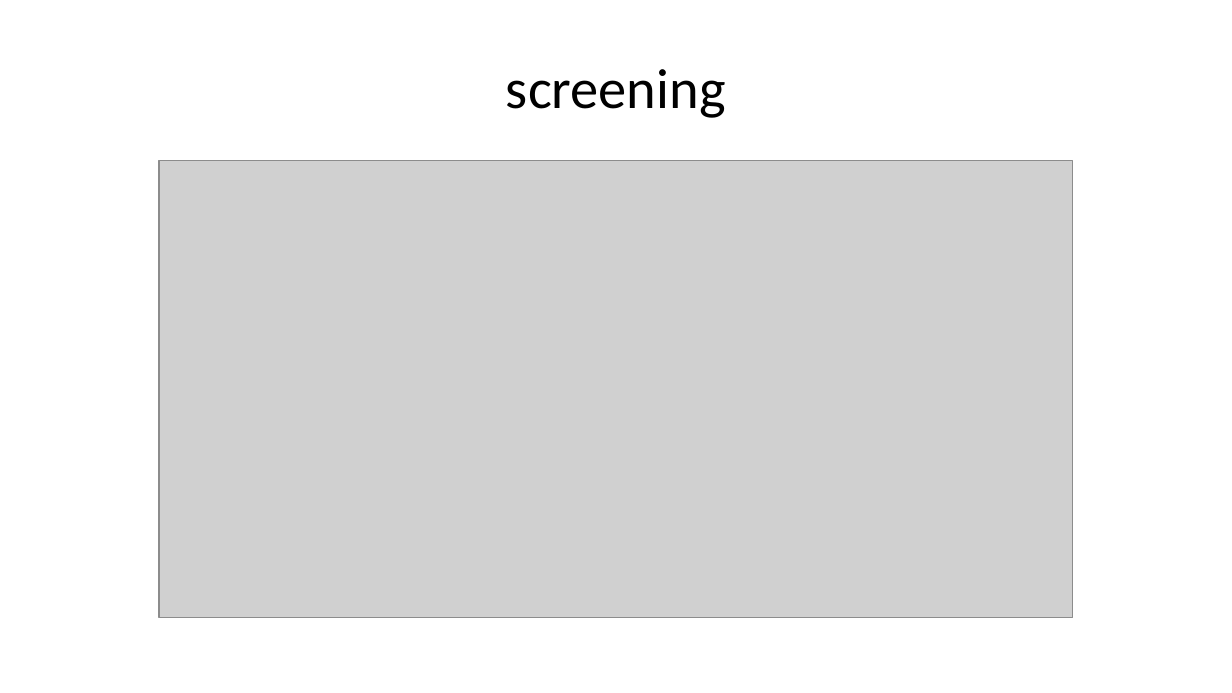
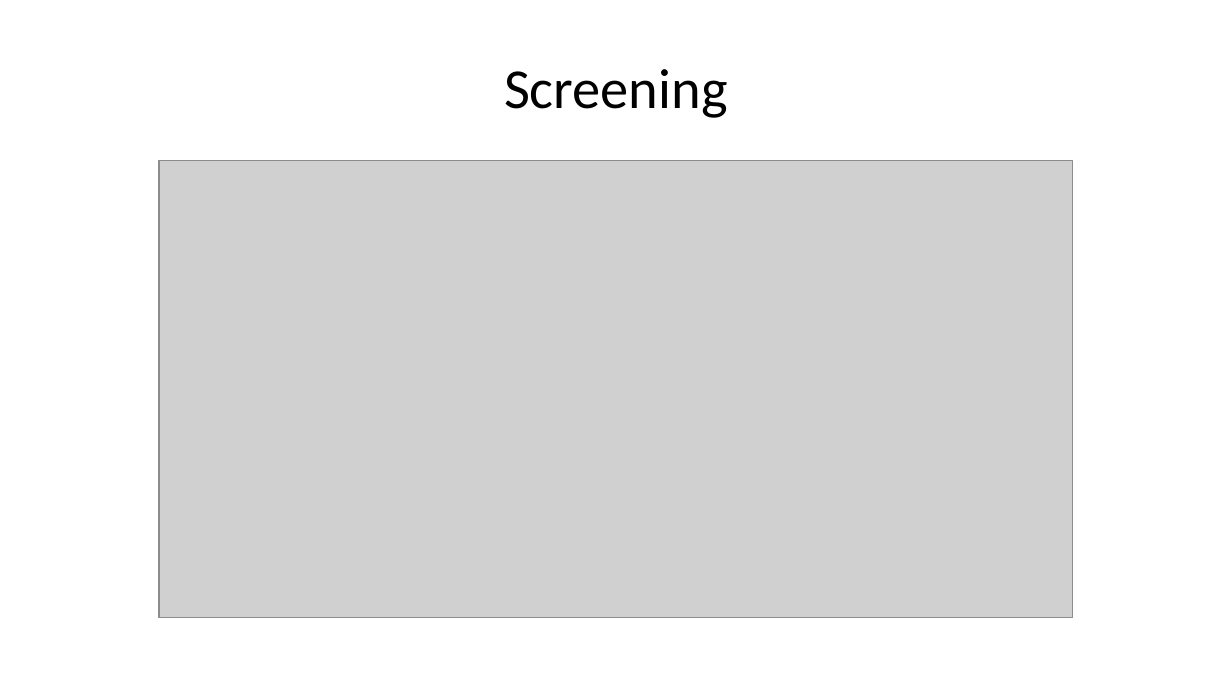
Before and after one commit to admahood/microrefugia_review, a slide deck: slide 3 of microrefugia_review.pptx. Drawn at 1232x693 pixels with LibreOffice and Linux fonts; fonts in the diff are those of the drawing; grey boxes stand for pictures. Boxes give left, top, right and bottom in pixels: in the first picture for what was removed or moved away, otherwise in the second. Text is boxed around its words. In the diff, an @@ line names an element or a change of style, - is before the commit and + after.

```diff
--- a/microrefugia_review.pptx
+++ b/microrefugia_review.pptx
@@ title at bbox=[504, 69, 728, 118]: text changed @@
-screening
+Screening
```
Also in this commit, not shown: 1 other slide changed, 7 slides added, 1 slide removed, 12 other files.
